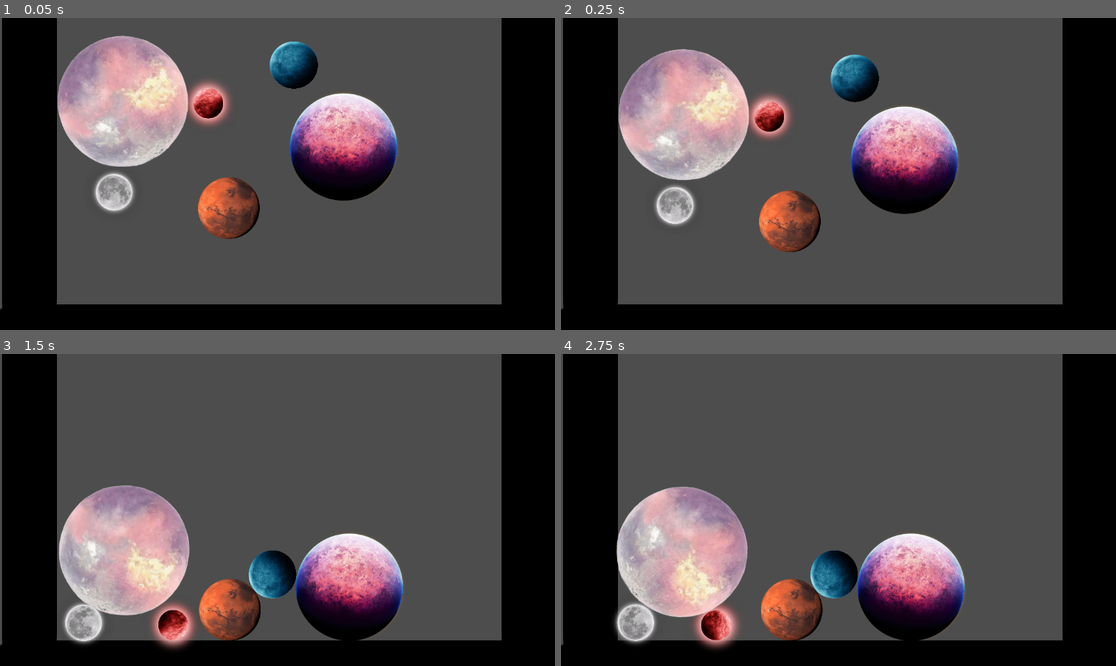
Above: before the commit, frames 1-4 (two rows, left to right).
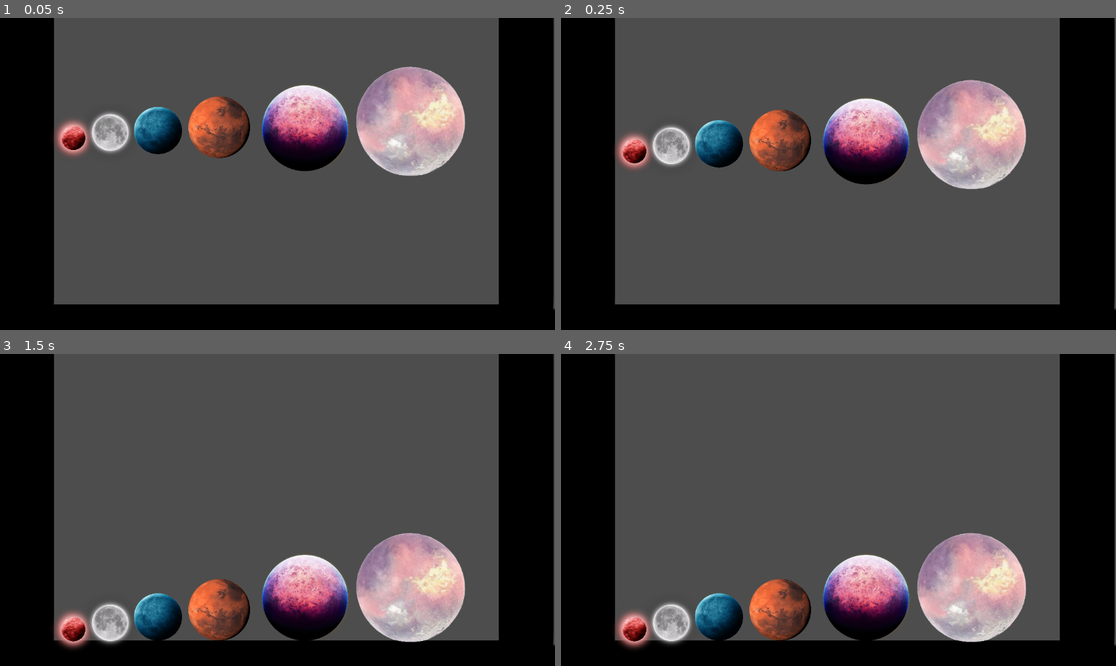
Above: after the commit, the same moments.

Repository: 6thAce/marbel-merger
Game: Godot game, scene res://main.tscn
The game is run twice, just before and just after one commit, with the same random seed, the same clock (stepped at 60 frames per second) and the same inputs. The engine's default icon, where the game draws it, is replaced by a stand-in: a white triangle on a blue panel in a dark square.
Inputs:
- Up to frame 1 (0.05 s): no input
- Up to frame 2 (0.25 s): no input
- Up to frame 3 (1.5 s): no input
- Up to frame 4 (2.75 s): no input

The runs differ from the first frame. In frame 1, 26% of the frame differs, in the area x 0-100%, y 0-94%; in frame 2, 26%; in frame 3, 24%; in frame 4, 24%.

Commit message:
balls managed

Diff:
--- a/ball.tscn
+++ /dev/null
@@ -1,15 +0,0 @@
-[gd_scene load_steps=3 format=3 uid="uid://dlypir5dynwuy"]
-
-[ext_resource type="Texture2D" uid="uid://x63ub6f3gtn" path="res://Planet/pngwing.com (1).png" id="1_x8fbi"]
-
-[sub_resource type="CircleShape2D" id="CircleShape2D_41u45"]
-radius = 50.039986
-
-[node name="ball" type="RigidBody2D"]
-
-[node name="Sprite2D" type="Sprite2D" parent="."]
-scale = Vector2(0.25, 0.25)
-texture = ExtResource("1_x8fbi")
-
-[node name="CollisionShape2D" type="CollisionShape2D" parent="."]
-shape = SubResource("CircleShape2D_41u45")
--- a/ball0.tscn
+++ b/ball0.tscn
@@ -3,13 +3,14 @@
 [ext_resource type="Texture2D" uid="uid://iiv7wscammqe" path="res://Planet/pngwing.com (7).png" id="1_aufaw"]
 
 [sub_resource type="CircleShape2D" id="CircleShape2D_aufaw"]
-radius = 33.01515
+radius = 31.249996
 
-[node name="ball" type="RigidBody2D"]
+[node name="ball0" type="RigidBody2D"]
 
 [node name="Sprite2D" type="Sprite2D" parent="."]
-scale = Vector2(0.25, 0.25)
+scale = Vector2(0.2, 0.2)
 texture = ExtResource("1_aufaw")
 
 [node name="CollisionShape2D" type="CollisionShape2D" parent="."]
+scale = Vector2(0.8, 0.8)
 shape = SubResource("CircleShape2D_aufaw")
--- a/ball1.tscn
+++ b/ball1.tscn
@@ -5,7 +5,7 @@
 [sub_resource type="CircleShape2D" id="CircleShape2D_5jjlg"]
 radius = 38.052597
 
-[node name="ball" type="RigidBody2D"]
+[node name="ball1" type="RigidBody2D"]
 
 [node name="Sprite2D" type="Sprite2D" parent="."]
 scale = Vector2(0.25, 0.25)
--- a/ball3.tscn
+++ b/ball3.tscn
@@ -1,15 +1,15 @@
-[gd_scene load_steps=3 format=3 uid="uid://da3f7w6w23chk"]
+[gd_scene load_steps=3 format=3 uid="uid://dlypir5dynwuy"]
 
-[ext_resource type="Texture2D" uid="uid://84mi0c0k75f2" path="res://Planet/pngwing.com (2).png" id="1_5isnn"]
+[ext_resource type="Texture2D" uid="uid://x63ub6f3gtn" path="res://Planet/pngwing.com (1).png" id="1_x8fbi"]
 
-[sub_resource type="CircleShape2D" id="CircleShape2D_5isnn"]
-radius = 112.00893
+[sub_resource type="CircleShape2D" id="CircleShape2D_41u45"]
+radius = 50.039986
 
 [node name="ball3" type="RigidBody2D"]
 
 [node name="Sprite2D" type="Sprite2D" parent="."]
-scale = Vector2(0.15, 0.15)
-texture = ExtResource("1_5isnn")
+scale = Vector2(0.25, 0.25)
+texture = ExtResource("1_x8fbi")
 
 [node name="CollisionShape2D" type="CollisionShape2D" parent="."]
-shape = SubResource("CircleShape2D_5isnn")
+shape = SubResource("CircleShape2D_41u45")
--- a/ball4.tscn
+++ b/ball4.tscn
@@ -1,16 +1,15 @@
-[gd_scene load_steps=3 format=3 uid="uid://b6gpitykrcbhg"]
+[gd_scene load_steps=3 format=3 uid="uid://da3f7w6w23chk"]
 
-[ext_resource type="Texture2D" uid="uid://btejto8hc3tdn" path="res://Planet/pngwing.com (4).png" id="1_vhg11"]
+[ext_resource type="Texture2D" uid="uid://84mi0c0k75f2" path="res://Planet/pngwing.com (2).png" id="1_5isnn"]
 
-[sub_resource type="CircleShape2D" id="CircleShape2D_s1pa7"]
-radius = 135.03333
+[sub_resource type="CircleShape2D" id="CircleShape2D_5isnn"]
+radius = 90.005554
 
-[node name="ball" type="RigidBody2D"]
+[node name="ball3" type="RigidBody2D"]
 
 [node name="Sprite2D" type="Sprite2D" parent="."]
-scale = Vector2(0.6, 0.6)
-texture = ExtResource("1_vhg11")
+scale = Vector2(0.12, 0.12)
+texture = ExtResource("1_5isnn")
 
 [node name="CollisionShape2D" type="CollisionShape2D" parent="."]
-position = Vector2(3, -3)
-shape = SubResource("CircleShape2D_s1pa7")
+shape = SubResource("CircleShape2D_5isnn")
--- /dev/null
+++ b/ball5.tscn
@@ -0,0 +1,16 @@
+[gd_scene load_steps=3 format=3 uid="uid://b6gpitykrcbhg"]
+
+[ext_resource type="Texture2D" uid="uid://btejto8hc3tdn" path="res://Planet/pngwing.com (4).png" id="1_vhg11"]
+
+[sub_resource type="CircleShape2D" id="CircleShape2D_s1pa7"]
+radius = 112.04017
+
+[node name="ball5" type="RigidBody2D"]
+
+[node name="Sprite2D" type="Sprite2D" parent="."]
+scale = Vector2(0.5, 0.5)
+texture = ExtResource("1_vhg11")
+
+[node name="CollisionShape2D" type="CollisionShape2D" parent="."]
+position = Vector2(3, -3)
+shape = SubResource("CircleShape2D_s1pa7")
--- /dev/null
+++ b/main.gd
@@ -0,0 +1,11 @@
+extends Node2D
+
+
+# Called when the node enters the scene tree for the first time.
+func _ready() -> void:
+	pass # Replace with function body.
+
+
+# Called every frame. 'delta' is the elapsed time since the previous frame.
+func _process(delta: float) -> void:
+	pass
--- a/main.tscn
+++ b/main.tscn
@@ -1,41 +1,44 @@
-[gd_scene load_steps=8 format=3 uid="uid://cc6lrqdv51sht"]
+[gd_scene load_steps=9 format=3 uid="uid://cc6lrqdv51sht"]
 
+[ext_resource type="Script" uid="uid://bill4kdpkvshf" path="res://main.gd" id="1_5vw27"]
 [ext_resource type="PackedScene" uid="uid://bmi4l8isf2vaf" path="res://backgroung.tscn" id="1_ig7tw"]
 [ext_resource type="PackedScene" uid="uid://dem7sn5vpcpx0" path="res://ball0.tscn" id="2_0xm2m"]
 [ext_resource type="PackedScene" uid="uid://dn0bkncduyfsg" path="res://ball1.tscn" id="3_272bh"]
 [ext_resource type="PackedScene" uid="uid://dmh855alp8erh" path="res://ball2.tscn" id="4_5vw27"]
-[ext_resource type="PackedScene" uid="uid://da3f7w6w23chk" path="res://ball3.tscn" id="5_kek77"]
-[ext_resource type="PackedScene" uid="uid://b6gpitykrcbhg" path="res://ball4.tscn" id="6_4c57u"]
-[ext_resource type="PackedScene" uid="uid://dlypir5dynwuy" path="res://ball.tscn" id="7_efxa6"]
+[ext_resource type="PackedScene" uid="uid://da3f7w6w23chk" path="res://ball4.tscn" id="5_kek77"]
+[ext_resource type="PackedScene" uid="uid://b6gpitykrcbhg" path="res://ball5.tscn" id="6_4c57u"]
+[ext_resource type="PackedScene" uid="uid://dlypir5dynwuy" path="res://ball3.tscn" id="7_efxa6"]
 
 [node name="Main" type="Node2D"]
 position = Vector2(-32, -28)
+script = ExtResource("1_5vw27")
 
 [node name="backgroung" parent="." instance=ExtResource("1_ig7tw")]
-position = Vector2(33, -26)
-
-[node name="ball" parent="." instance=ExtResource("2_0xm2m")]
-position = Vector2(464, 204)
+position = Vector2(27, -26)
 
 [node name="RayCast2D" type="RayCast2D" parent="."]
 position = Vector2(135, 50)
 rotation = -0.7853982
+scale = Vector2(0.99999994, 0.99999994)
 target_position = Vector2(687.30786, 687.3078)
-
-[node name="ball2" parent="." instance=ExtResource("3_272bh")]
-position = Vector2(269, 389)
-
-[node name="ball3" parent="." instance=ExtResource("4_5vw27")]
-position = Vector2(507, 422)
-
-[node name="ball4" parent="." instance=ExtResource("5_kek77")]
-position = Vector2(745, 295)
-
-[node name="ball5" parent="." instance=ExtResource("6_4c57u")]
-position = Vector2(284, 203)
-
-[node name="ball6" parent="." instance=ExtResource("7_efxa6")]
-position = Vector2(642, 125)
 
 [node name="BallSpawner" type="Marker2D" parent="."]
 position = Vector2(604, -32)
+
+[node name="ball" parent="." instance=ExtResource("2_0xm2m")]
+position = Vector2(184, 276)
+
+[node name="ball2" parent="." instance=ExtResource("3_272bh")]
+position = Vector2(261, 265)
+
+[node name="ball3" parent="." instance=ExtResource("4_5vw27")]
+position = Vector2(487, 254)
+
+[node name="ball4" parent="." instance=ExtResource("5_kek77")]
+position = Vector2(665, 256)
+
+[node name="ball5" parent="." instance=ExtResource("6_4c57u")]
+position = Vector2(882, 244)
+
+[node name="ball6" parent="." instance=ExtResource("7_efxa6")]
+position = Vector2(360, 261)
Not shown, added: main.gd.uid
